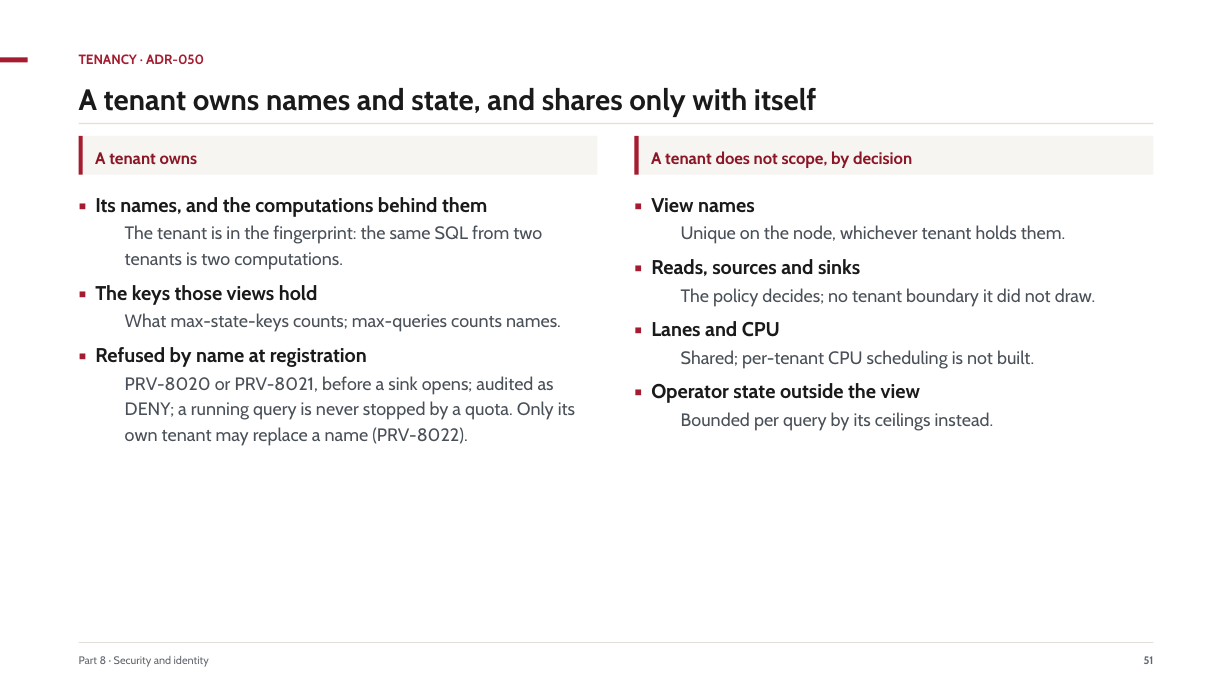
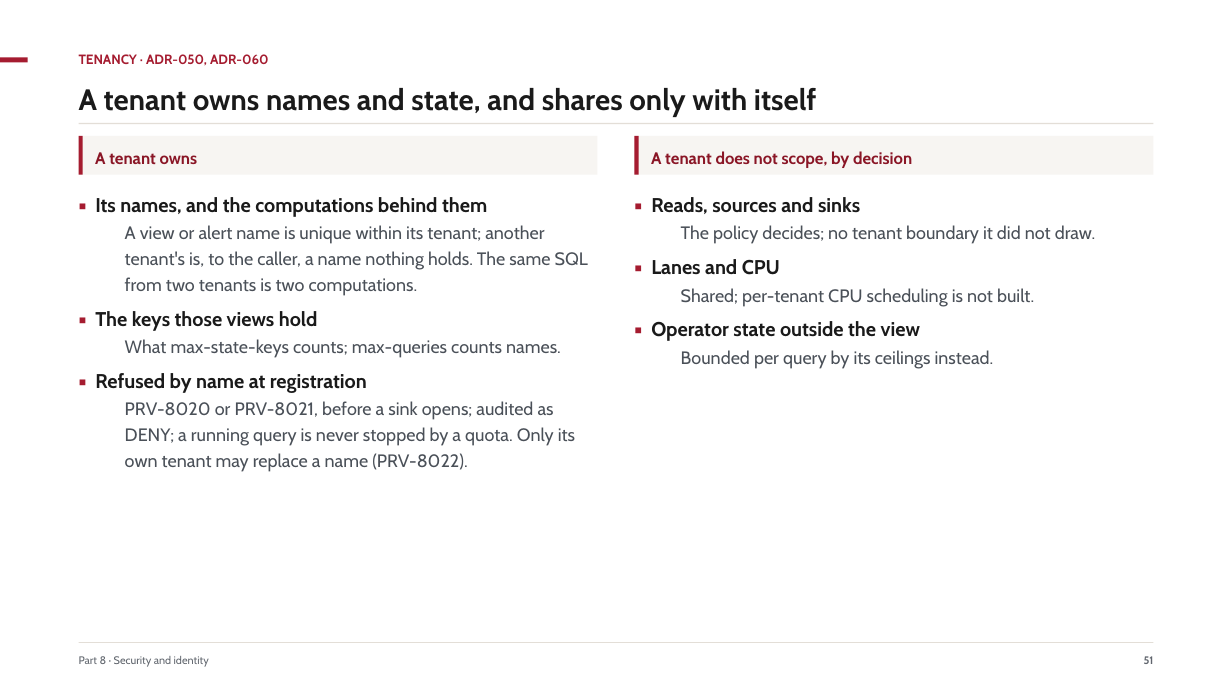
Before and after one commit to ajsinha/pravaha, a slide deck: slide 51 of docs/Pravaha-Continuous-SQL-Engine-Design-and-Evidence.pptx. Drawn at 1232x693 pixels with LibreOffice and Linux fonts; fonts in the diff are those of the drawing. Boxes give left, top, right and bottom in pixels: in the first picture for what was removed or moved away, otherwise in the second. Text is boxed around its words. In the diff, an @@ line names an element or a change of style, - is before the commit and + after.

```diff
--- a/docs/Pravaha-Continuous-SQL-Engine-Design-and-Evidence.pptx
+++ b/docs/Pravaha-Continuous-SQL-Engine-Design-and-Evidence.pptx
@@ text at bbox=[79, 54, 268, 66]: text changed @@
-TENANCY · ADR-050
+TENANCY · ADR-050, ADR-060
@@ text at bbox=[651, 198, 1065, 244]: paragraphs removed @@
-▪ View names
-  Unique on the node, whichever tenant holds them.
@@ text at bbox=[651, 197, 860, 214]: less space between paragraphs @@
@@ text at bbox=[125, 225, 588, 296]: text changed @@
-  The tenant is in the fingerprint: the same SQL from two tenants is two computations.
+  A view or alert name is unique within its tenant; another tenant's is, to the caller, a name nothing holds. The same SQL from two tenants is two computations.
```
Also in this commit, not shown: 1 other slide changed, 20 other files.
